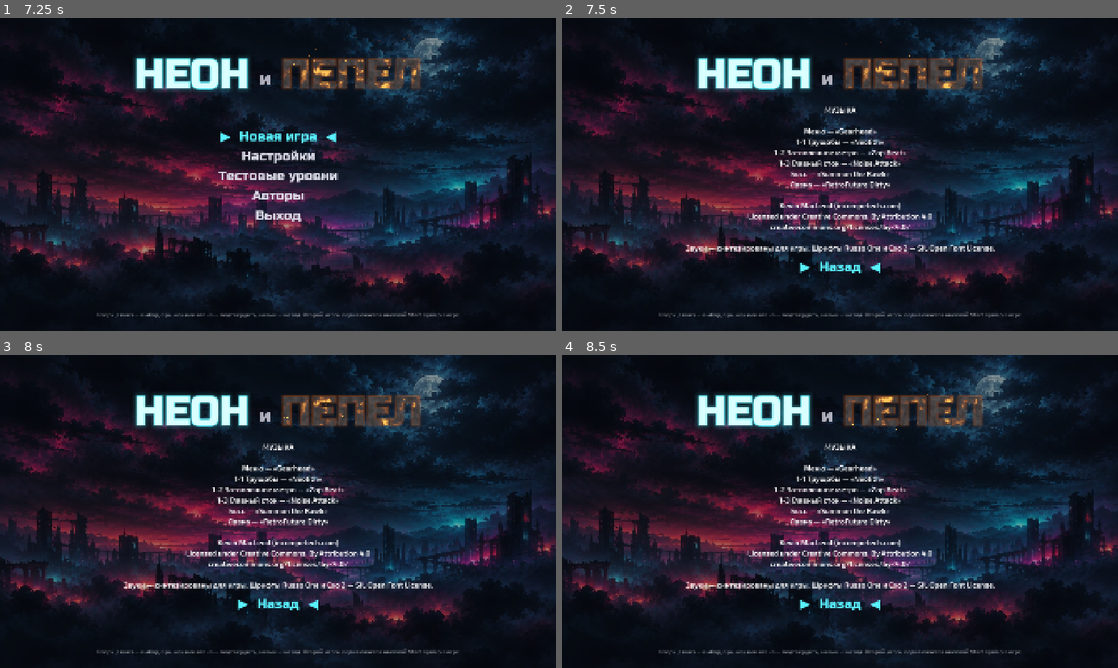
Above: before the commit, frames 1-4 (two rows, left to right).
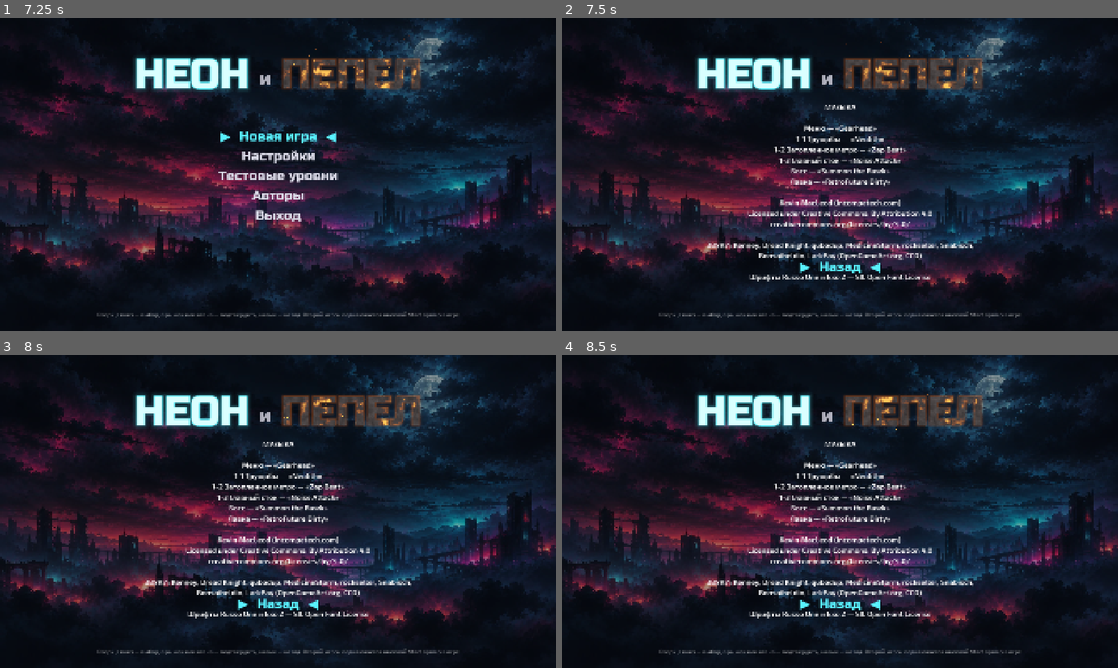
Above: after the commit, the same moments.

Repository: wrcabeludo-rgb/001
Game: Godot game, scene res://scenes/world1_ending.tscn
The game is run twice, just before and just after one commit, with the same random seed, the same clock (stepped at 60 frames per second) and the same inputs. This scene is started directly instead of the project's main scene.
Inputs (mouse positions are in pixels of both pictures, inside the frame that each line leads up to):
- Up to frame 1 (7.25 s): tap Enter (ui_accept) at 0.5, 0.77, 3.77, 6.5, 6.77 s; move the mouse to (400, 158) at 0.52 s; hold D 0.53-1.25 s; tap K at 0.6, 5.1 s; click (400, 158) at 0.67 s; drag from (166, 190) to (250, 237) at 1.27 s; move the mouse to (333, 105) at 2.02 s; hold A 2.03-2.75 s; tap J at 2.1, 6.6 s; drag from (250, 237) to (111, 127) at 2.77 s; move the mouse to (444, 221) at 3.52 s; hold D 3.53-4.25 s; tap I at 3.6 s; drag from (111, 127) to (194, 96) at 4.27 s; move the mouse to (305, 174) at 5.02 s; hold D 5.03-5.75 s; click (305, 174) at 5.17 s; drag from (194, 96) to (166, 190) at 5.77 s; move the mouse to (400, 158) at 6.52 s; hold A from 6.53 s (still down)
- Up to frame 2 (7.5 s): release A at 7.25 s; drag from (728, 190) to (812, 237) at 7.27 s
- Up to frame 3 (8 s): no input
- Up to frame 4 (8.5 s): move the mouse to (895, 442) at 8.02 s; hold D from 8.03 s (still down); tap I at 8.1 s

Frame 1 is identical in both runs. In frame 2, 5.2% of the frame differs, in the area x 22-78%, y 27-85%; in frame 3, 5.2%; in frame 4, 5.2%.

Commit message:
Sounds: recorded CC0 effects from Kenney and OpenGameArt
- tools/sfx_import.py downloads the packs and makes each game sound from its
  chosen file (trimmed, mono, even peak level); the synth keeps only the
  hero's death and the zone-complete tune and no longer overwrites the rest.
- The shotgun has its own blast sound.
- CREDITS.md and the credits screen list the sound packs and authors.

Co-Authored-By: Claude Opus 5.5 <noreply@anthropic.com>
Claude-Session: https://claude.ai/code/session_01DbbAxgCR2CT7iqKnVBrHPT

Diff:
--- a/coop-platformer/game/scripts/core/credits.gd
+++ b/coop-platformer/game/scripts/core/credits.gd
@@ -21,5 +21,8 @@
 	lines.append("Licensed under Creative Commons: By Attribution 4.0")
 	lines.append("creativecommons.org/licenses/by/4.0/")
 	lines.append("")
-	lines.append("Звуки — синтезированы для игры. Шрифты Russo One и Exo 2 — SIL Open Font License.")
+	lines.append("ЗВУКИ: Kenney, Dread Knight, qubodup, MedicineStorm, rockseller, Snabisch,")
+	lines.append("Bonsaiheldin, LarkPay (OpenGameArt.org, CC0)")
+	lines.append("")
+	lines.append("Шрифты Russo One и Exo 2 — SIL Open Font License")
 	return "\n".join(lines)
--- a/coop-platformer/game/scripts/core/sound.gd
+++ b/coop-platformer/game/scripts/core/sound.gd
@@ -1,6 +1,7 @@
 extends Node
-## Sound effects and music (autoload Sound). Sounds live in assets/audio/sfx,
-## music loops in assets/audio/music; both are made by tools/audio_synth.py.
+## Sound effects and music (autoload Sound). Sounds live in assets/audio/sfx
+## (tools/sfx_import.py, a couple from tools/audio_synth.py), music loops in
+## assets/audio/music (tools/music_import.py).
 ##   Sound.play("jump")        — a sound effect (slight random pitch)
 ##   Sound.music("zone_1_1")   — crossfade to a music loop
 ## Music and effects have their own volume buses ("Music", "SFX").
--- a/coop-platformer/game/scripts/player/shooter_combat.gd
+++ b/coop-platformer/game/scripts/player/shooter_combat.gd
@@ -145,7 +145,7 @@
 		var angle := (float(i) / (SHOTGUN_PELLETS - 1) - 0.5) * SHOTGUN_SPREAD
 		_fire(start, direction.rotated(angle), stats.shot_damage, stats.shot_knockback * 2.0,
 			Vector2(14, 8), SHOT_COLOR, 0, SHOTGUN_LIFETIME)
-	Sound.play("shoot_charged", 0.08, -4.0)
+	Sound.play("shotgun", 0.08)
 
 
 ## The shotgun ran dry: back to the rifle (which never runs out).
--- a/coop-platformer/game/scripts/ui/title_menu.gd
+++ b/coop-platformer/game/scripts/ui/title_menu.gd
@@ -31,7 +31,7 @@
 
 	_credits = Label.new()
 	_credits.text = Credits.text()
-	_credits.position = Vector2(260, 300)
+	_credits.position = Vector2(260, 290)
 	_credits.size = Vector2(1400, 560)
 	_credits.horizontal_alignment = HORIZONTAL_ALIGNMENT_CENTER
 	_credits.add_theme_font_size_override("font_size", 26)
Not shown, added: coop-platformer/game/assets/audio/sfx/shotgun.wav.import
Not shown, changed: coop-platformer/CREDITS.md
Not shown, changed: coop-platformer/game/assets/audio/sfx/arena.wav
Not shown, changed: coop-platformer/game/assets/audio/sfx/block.wav
Not shown, changed: coop-platformer/game/assets/audio/sfx/boss_roar.wav
Not shown, changed: coop-platformer/game/assets/audio/sfx/boss_slam.wav
Not shown, changed: coop-platformer/game/assets/audio/sfx/boss_spit.wav
Not shown, changed: coop-platformer/game/assets/audio/sfx/charge_ready.wav
Not shown, changed: coop-platformer/game/assets/audio/sfx/checkpoint.wav
Not shown, changed: coop-platformer/game/assets/audio/sfx/coin_shop.wav
Not shown, changed: coop-platformer/game/assets/audio/sfx/crumble.wav
Not shown, changed: coop-platformer/game/assets/audio/sfx/dash.wav
(and 26 more such lines)
